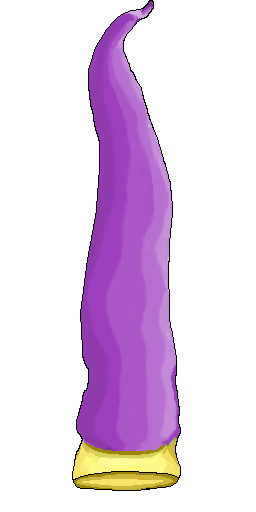
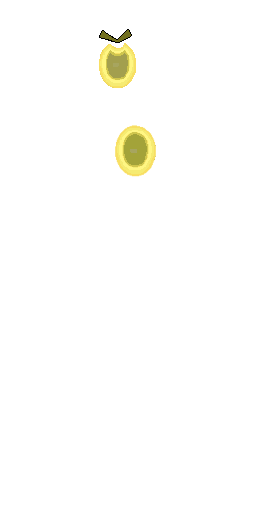
Before/after of a w=256, h=512 layered artwork. What changed in the layer stack:
showed "HeadF", painted on it over [98, 29, 156, 177]
hid "Legs5F" over [72, 0, 181, 491]
